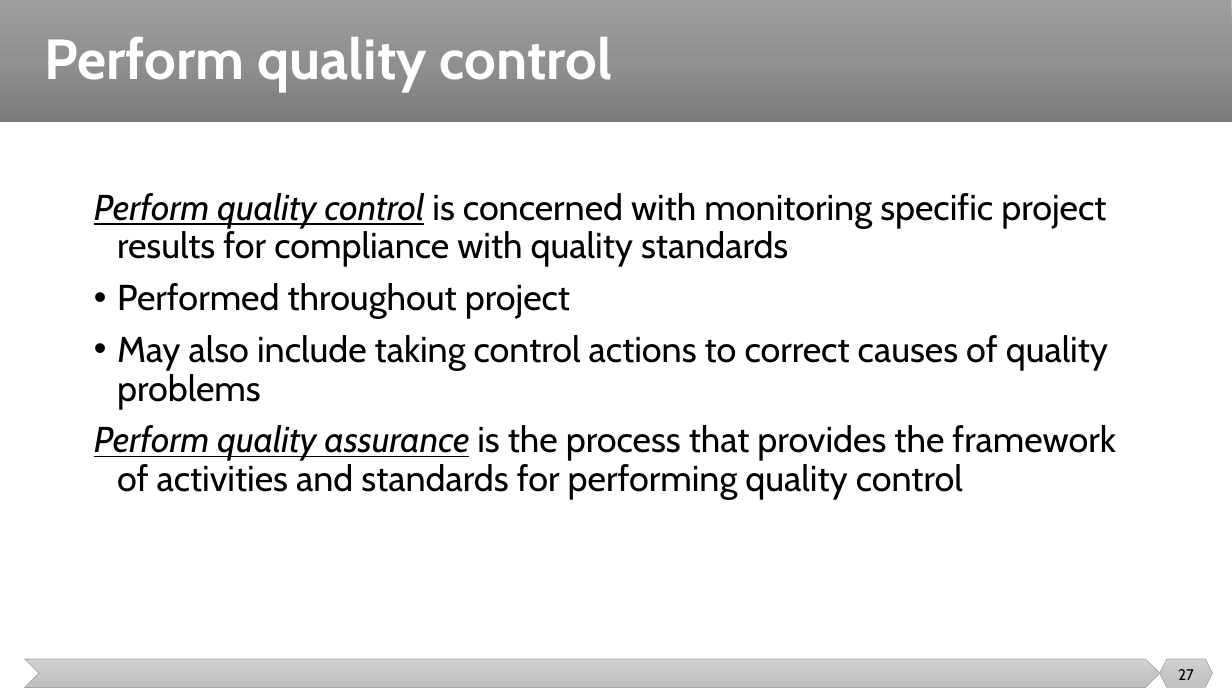
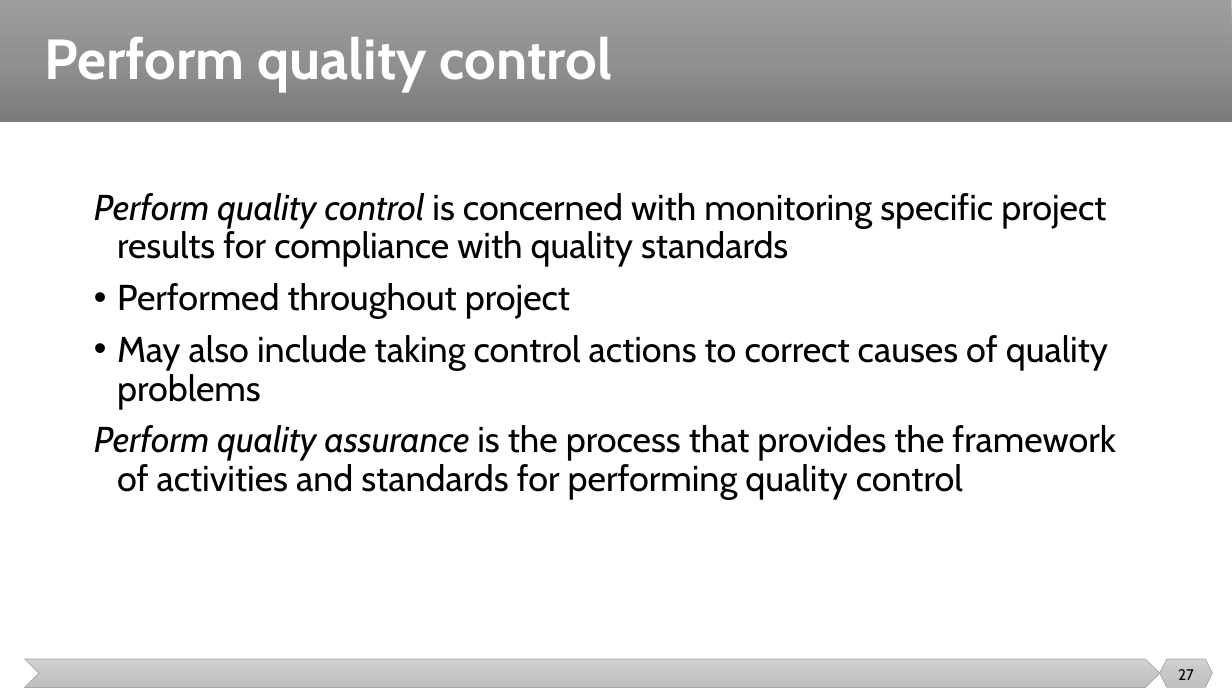
Before and after one commit to malenezi/malenezi, a slide deck: slide 27 of SE423/Lectures/7-Quality/Quality.pptx. Drawn at 1232x693 pixels with LibreOffice and Linux fonts; fonts in the diff are those of the drawing. Boxes give left, top, right and bottom in pixels: in the first picture for what was removed or moved away, otherwise in the second. Text is boxed around its words. In the diff, an @@ line names an element or a change of style, - is before the commit and + after.

```diff
--- a/SE423/Lectures/7-Quality/Quality.pptx
+++ b/SE423/Lectures/7-Quality/Quality.pptx
@@ text at bbox=[94, 193, 1115, 500]: underline off in "Perform quality control", "Perform quality assurance" @@
```
Also in this commit, not shown: 4 other slides changed, 5 other files.
